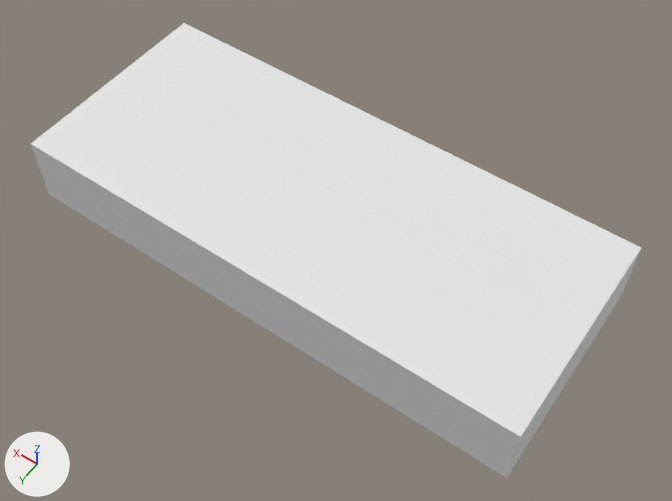
A saved change to the Blender file modelM.blend.
One viewpoint serves both versions: a 50 mm lens placed at (-2.93, 3.81, 6.83), pointed at (-0.22, 0.03, 0.88). Lighting does not change. The marker at lower left points along +X, +Y and +Z.
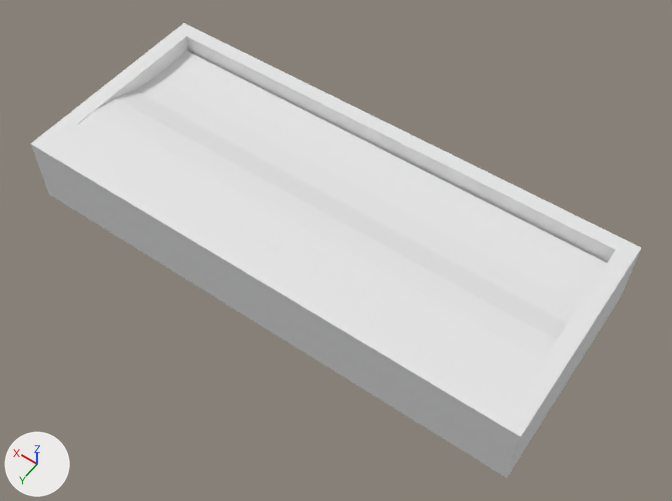
Where the change shows, as pixel boxes (x1, y1, x2, y2) in the pictures (672 x 501 px):
part 1 of me_cube_002, built on: (77, 34, 617, 266) in both

Diff of the bpy script that builds the scene:
```diff
--- a/modelM.blend.py
+++ b/modelM.blend.py
@@ me_cube_002 @@
 # used by ob_cube; location = (0.0, 0.0, 1.039); scale = (2.35, 1.0, -0.313)
-me_cube_002.from_pydata(...)  # 8 vertices, 6 faces; spans x -0.98..0.96, y -1.03..0.87, z -1.0..1.0
+me_cube_002.from_pydata(...)  # 30 vertices, 23 faces; spans x -0.98..0.96, y -1.03..0.87, z -1.0..1.0
+# me_cube_002 part 1
+# 1 face is deleted
+# 11 vertices are added at x -0.91, y -0.89..0.52, z -1.0..0.37
+# 11 new vertices lie (1.8, 0.0, 0.0) away from vertices in x -0.91, y -0.89..0.52, z -1.0..0.37
+# 18 new faces join them
```
